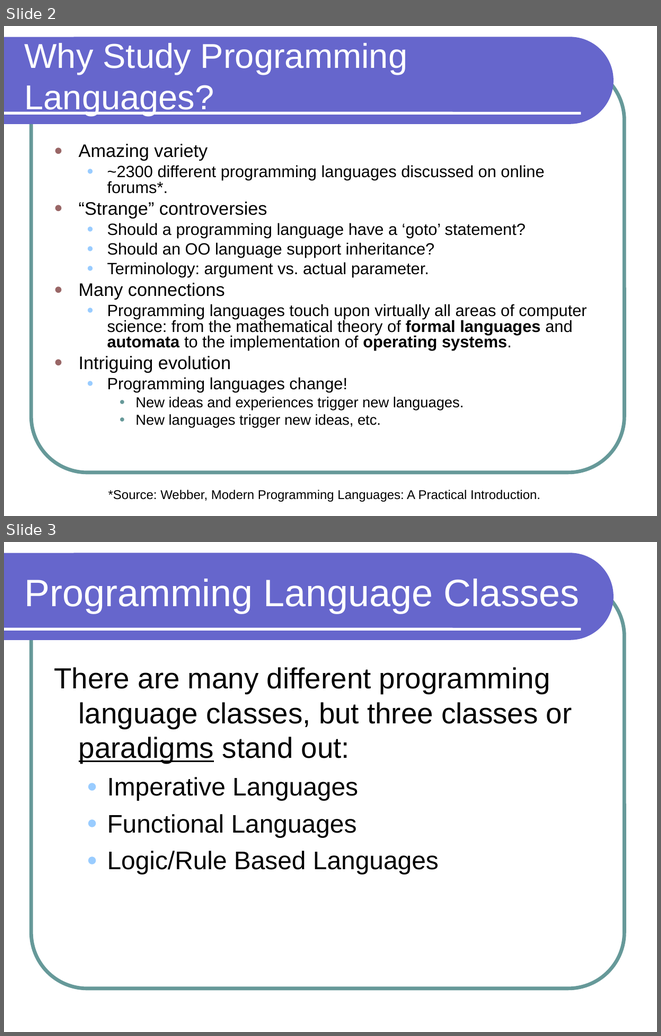
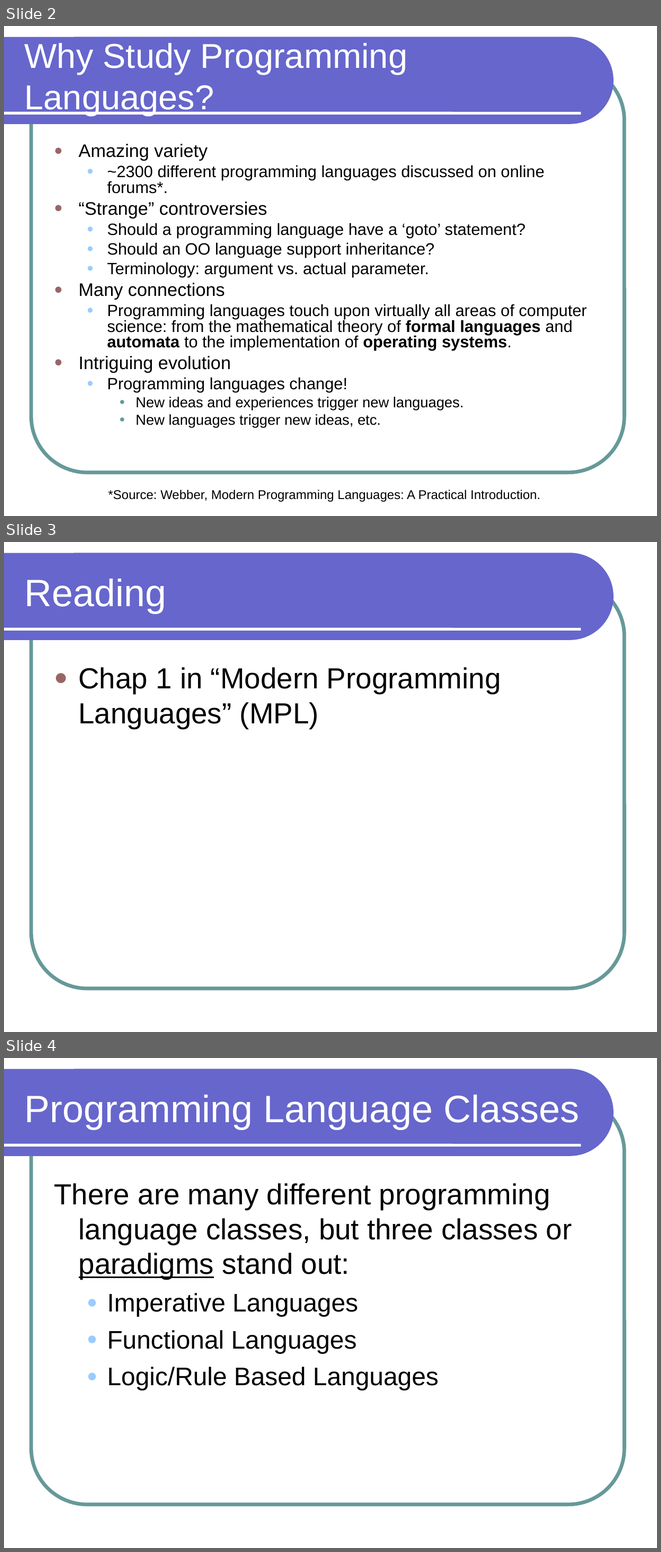
Before and after one commit to lutzhamel/CSC301, a slide deck: notes/csc301-ln001.ppt. Shown one above the other, each under a label of ours: slides 2 and 3 before the commit, slides 2, 3 and 4 after it. The pictures are 661x1036 and 661x1552 pixels, drawn with LibreOffice and Linux fonts; fonts in the diff are those of the drawing. Boxes give left, top, right and bottom in pixels: in the first picture for what was removed or moved away, otherwise in the second. Text is boxed around its words. In the diff, an @@ line names an element or a change of style, - is before the commit and + after.

```diff
--- a/notes/csc301-ln001.ppt
+++ b/notes/csc301-ln001.ppt
@@ slide 3 added at box(4, 542, 657, 1032), background #FFFFFF; not listed: 3 template elements that a slide beside it also shows @@
@@ title added at box(25, 579, 167, 613), 42 pt, text #FFFFFF @@
+Reading
@@ text added at box(78, 667, 501, 729), 32 pt, text #000000 @@
+● Chap 1 in “Modern Programming Languages” (MPL)
@@ what was slide 3 is now slide 4 @@
```
Also in this commit, not shown: 5 other files.
